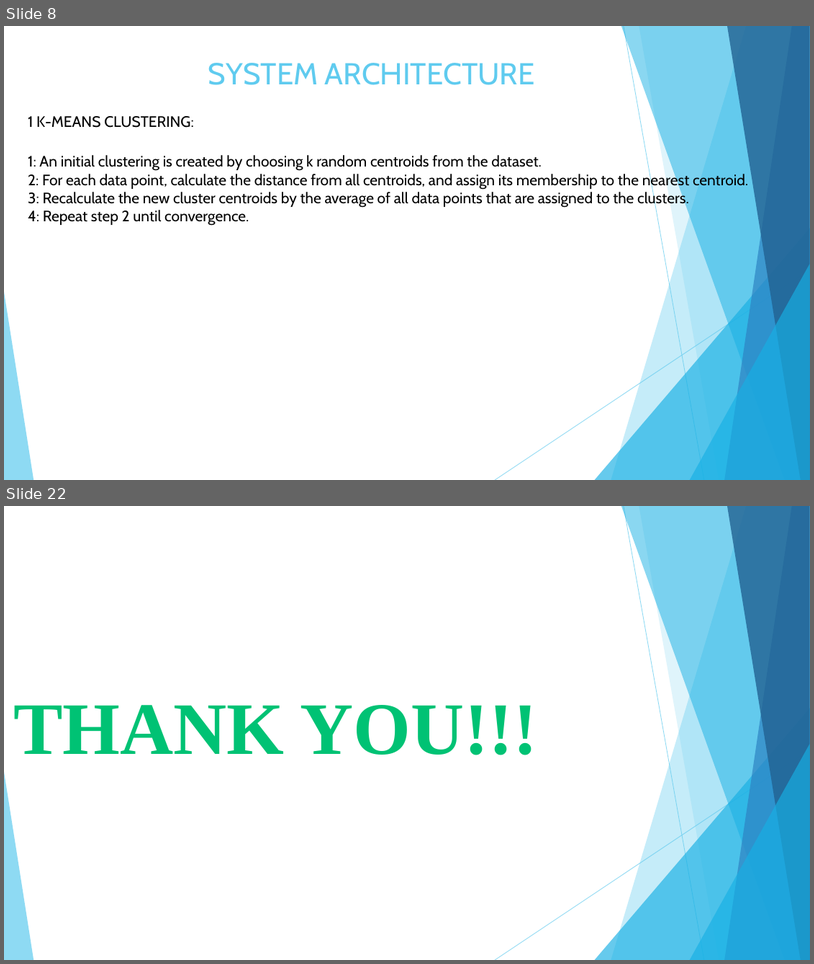
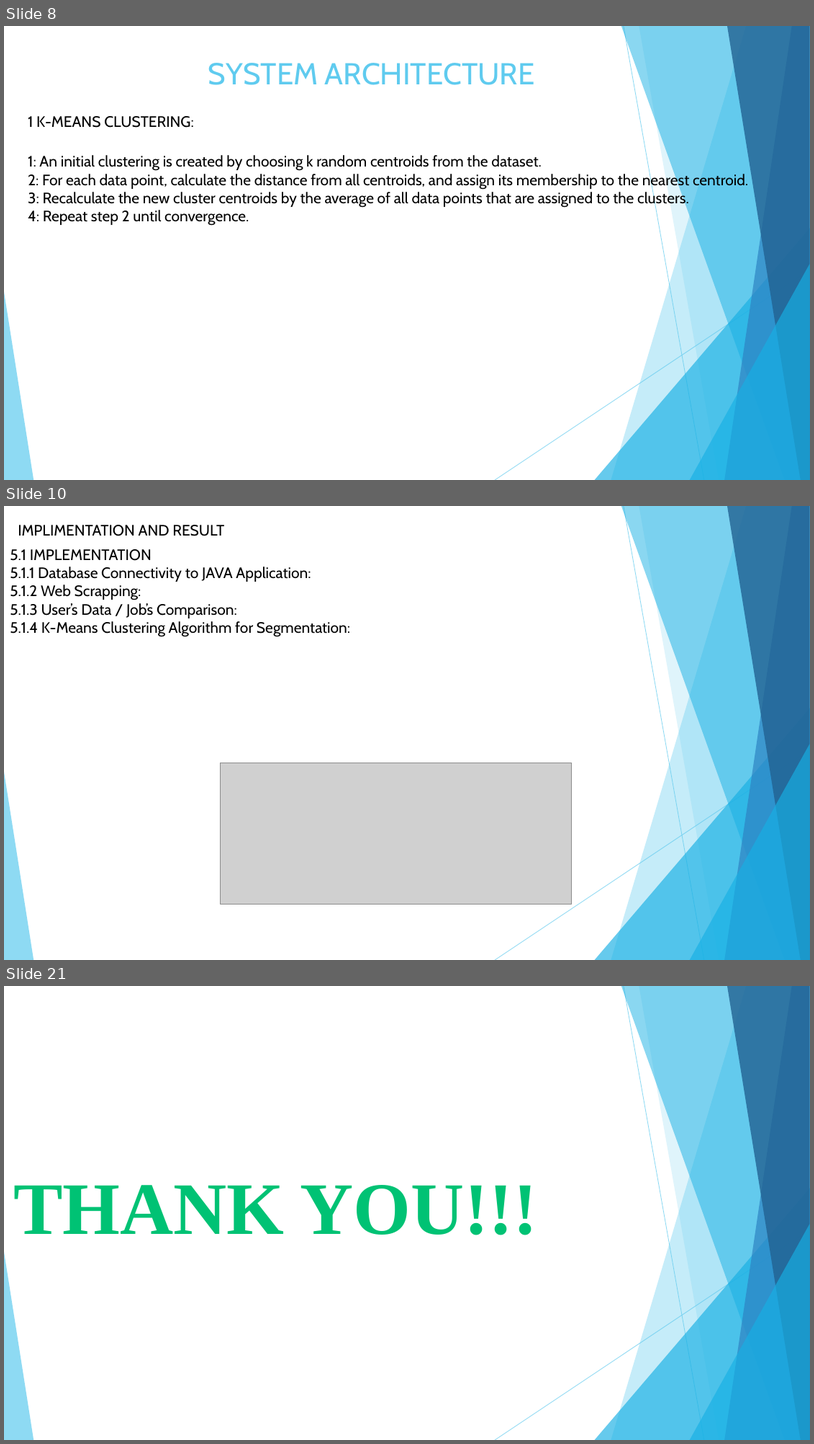
Before and after one commit to Vaibhav-Dharmik/project_reports_final_yr, a slide deck: final_submission_ppt.pptx. Shown one above the other, each under a label of ours: slides 8 and 22 before the commit, slides 8, 10 and 21 after it; the slides between them are not shown. The pictures are 814x964 and 814x1444 pixels, drawn with LibreOffice and Linux fonts; fonts in the diff are those of the drawing; grey boxes stand for pictures. Boxes give left, top, right and bottom in pixels: in the first picture for what was removed or moved away, otherwise in the second. Text is boxed around its words. In the diff, an @@ line names an element or a change of style, - is before the commit and + after.

Commit message:
add data 2 in ppt

```diff
--- a/final_submission_ppt.pptx
+++ b/final_submission_ppt.pptx
@@ slide 10 added at [4, 506, 810, 960], background #FFFFFF; not listed: 10 template elements that a slide beside it also shows @@
@@ text added at [18, 525, 224, 536], 18 pt, text #000000 @@
+IMPLIMENTATION AND RESULT
@@ text added at [10, 549, 350, 637], 18 pt, text #000000 @@
+5.1 IMPLEMENTATION
+5.1.1 Database Connectivity to JAVA Application:
+5.1.2 Web Scrapping:
+5.1.3 User’s Data / Job’s Comparison:
+5.1.4 K-Means Clustering Algorithm for Segmentation:
@@ picture added at [221, 762, 572, 903] @@
@@ what was slide 22 is now slide 21 @@
```
Also in this commit, not shown: 2 slides changed, 11 other slides added, 13 slides removed, 1 other file.
